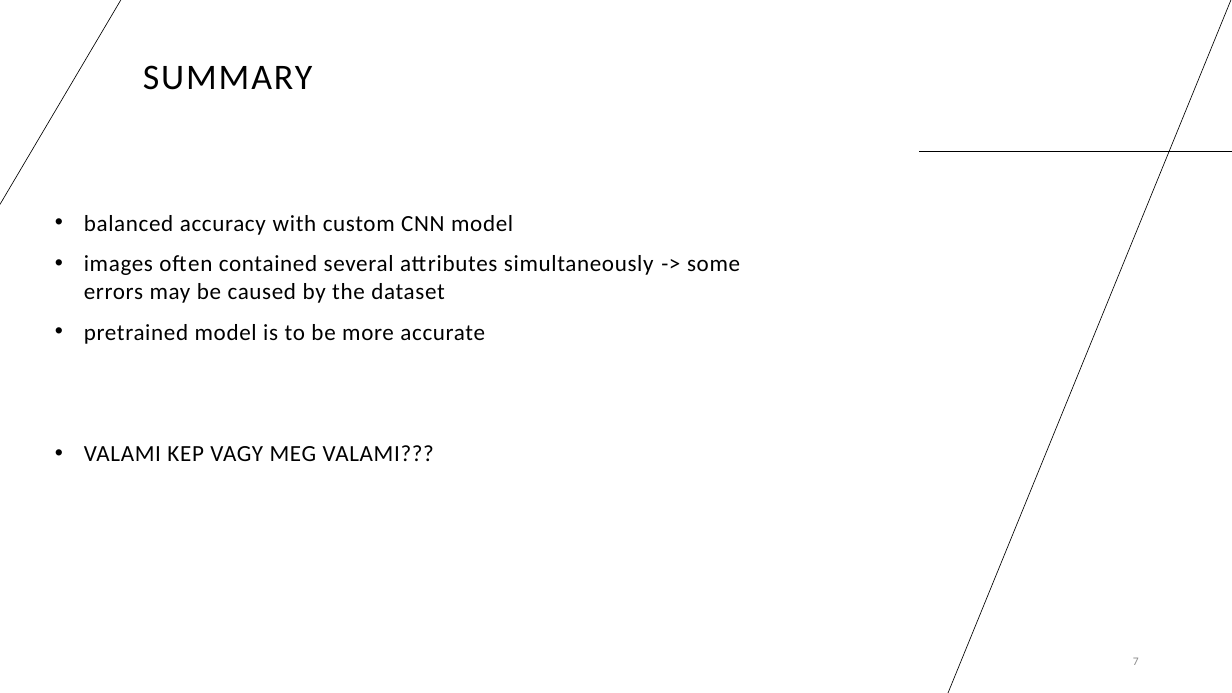
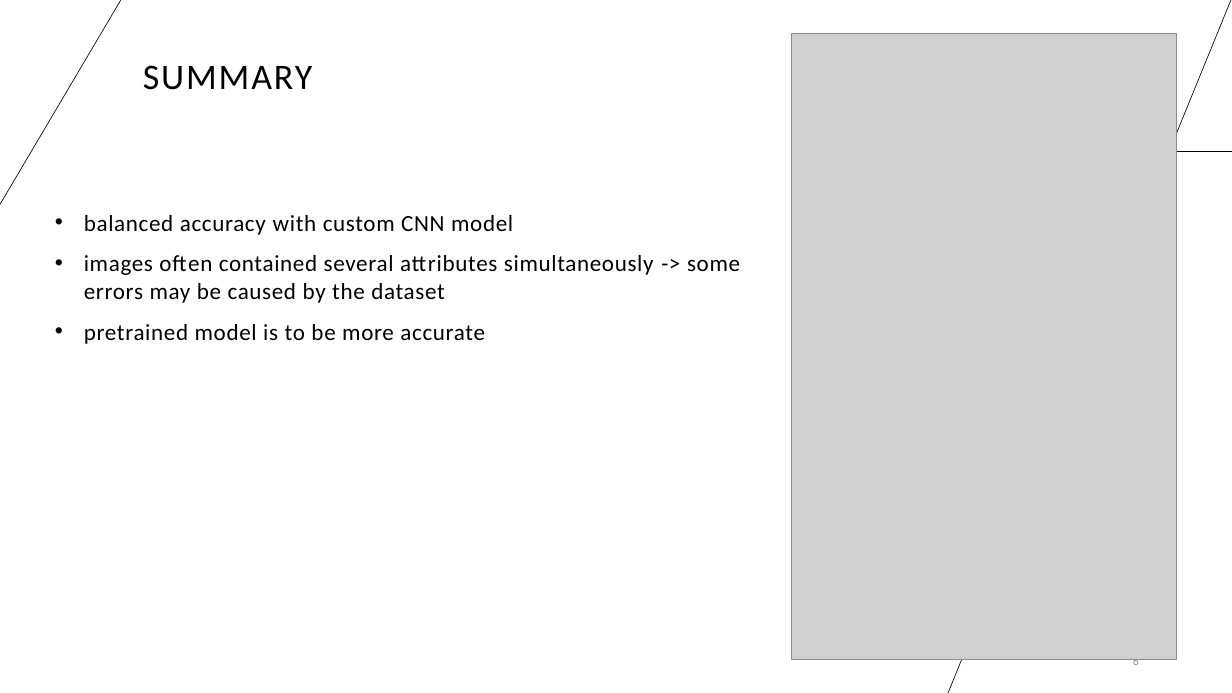
Before and after one commit to 176567/DeepLearningProject, a slide deck: slide 6 of FACIALATTRIBUTES-DL.pptx (slide 7 before the commit). Drawn at 1232x693 pixels with LibreOffice and Linux fonts; fonts in the diff are those of the drawing; grey boxes stand for pictures. Boxes give left, top, right and bottom in pixels: in the first picture for what was removed or moved away, otherwise in the second. Text is boxed around its words. In the diff, an @@ line names an element or a change of style, - is before the commit and + after.

```diff
--- a/FACIALATTRIBUTES-DL.pptx
+++ b/FACIALATTRIBUTES-DL.pptx
@@ picture added at <box>792,34,1177,660</box> @@
@@ text at <box>84,445,434,461</box>: paragraph removed @@
-• VALAMI KEP VAGY MEG VALAMI???
@@ page number at <box>1133,659,1139,668</box>: text changed @@
-7
+6
```
Also in this commit, not shown: 1 other slide changed, 1 slide removed.
